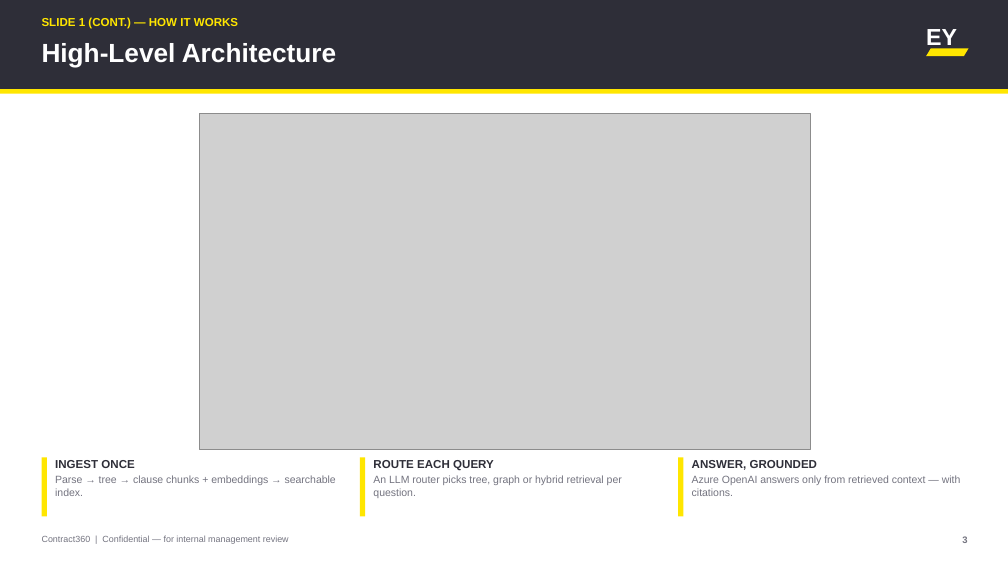
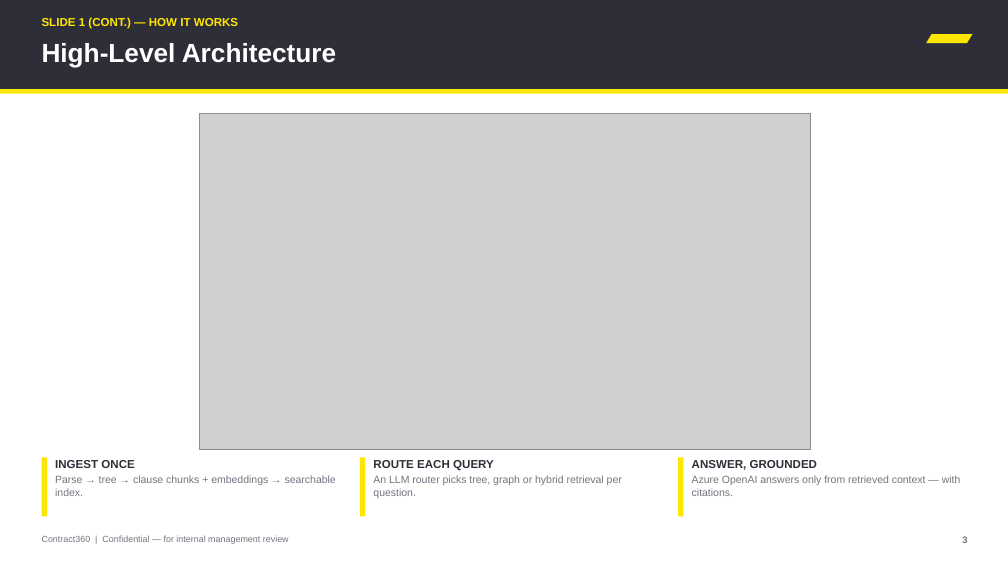
Before and after one commit to Hoarderr69/contractRAG, a slide deck: slide 3 of presentation/Contract360_Manager_Deck.pptx. Drawn at 1008x567 pixels with LibreOffice and Linux fonts; fonts in the diff are those of the drawing; grey boxes stand for pictures. Boxes give left, top, right and bottom in pixels: in the first picture for what was removed or moved away, otherwise in the second. Text is boxed around its words. In the diff, an @@ line names an element or a change of style, - is before the commit and + after.

```diff
--- a/presentation/Contract360_Manager_Deck.pptx
+++ b/presentation/Contract360_Manager_Deck.pptx
@@ text removed at box(926, 29, 957, 51) @@
-EY
@@ parallelogram: place and size @@
-parallelogram at box(926, 48, 969, 56)
+parallelogram at box(926, 34, 972, 43)
```
Also in this commit, not shown: 4 other slides changed, 4 other files.
